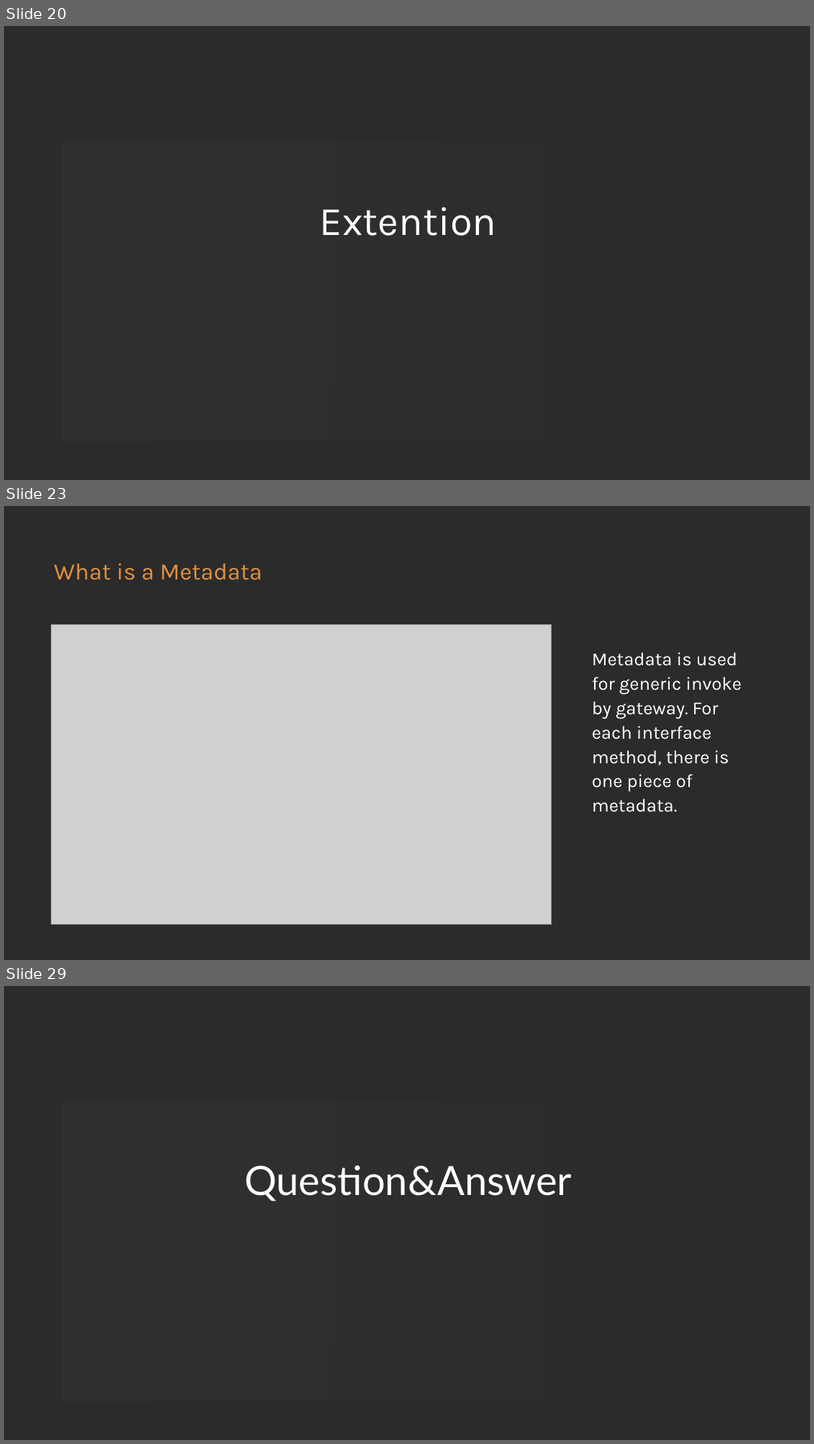
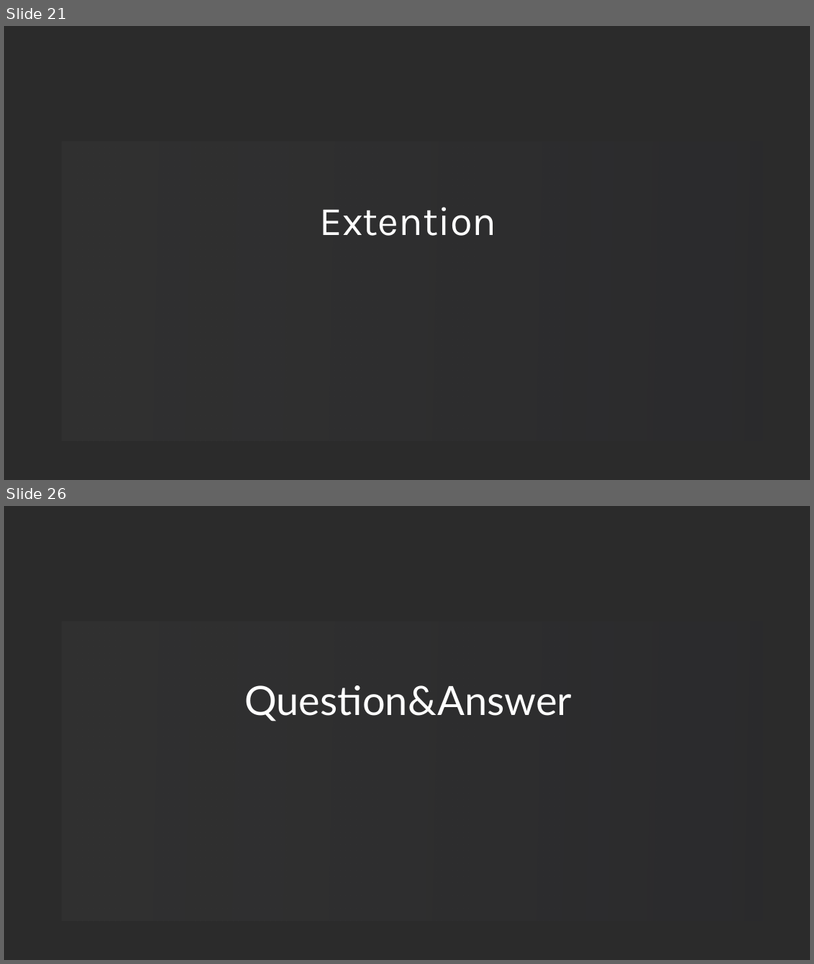
Before and after one commit to loongs-zhang/ACOCA2024-PlayWithWASM, a slide deck: PlayWithWASM.pptx. Shown one above the other, each under a label of ours: slides 20, 23 and 29 before the commit, slides 21 and 26 after it; the slides between them are not shown. The pictures are 814x1444 and 814x964 pixels, drawn with LibreOffice and Linux fonts; fonts in the diff are those of the drawing; grey boxes stand for pictures; background and template pictures are left out; a plain dark background stands for a picture behind light text. Boxes give left, top, right and bottom in pixels: in the first picture for what was removed or moved away, otherwise in the second. Text is boxed around its words. In the diff, an @@ line names an element or a change of style, - is before the commit and + after.

```diff
--- a/PlayWithWASM.pptx
+++ b/PlayWithWASM.pptx
@@ slide 23 removed at [4, 506, 810, 960], background picture (left out) @@
@@ text removed at [54, 563, 262, 580] @@
-What is a Metadata
@@ picture removed at [51, 624, 551, 924] @@
@@ text removed at [592, 652, 742, 812] @@
-Metadata is used for generic invoke by gateway. For each interface method, there is one piece of metadata.
@@ what was slide 20 is now slide 21 @@
@@ what was slide 29 is now slide 26 @@
```
Also in this commit, not shown: 2 slides changed, 3 slides added, 5 other slides removed, 11 other files.
